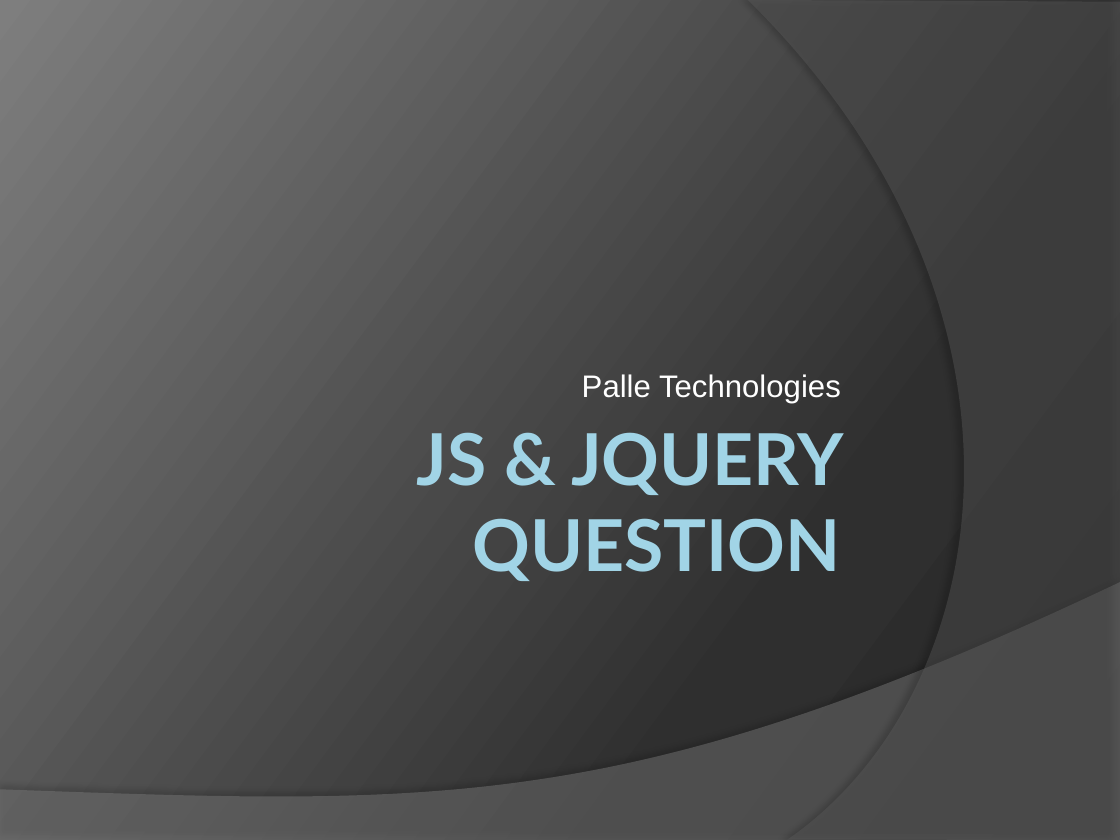
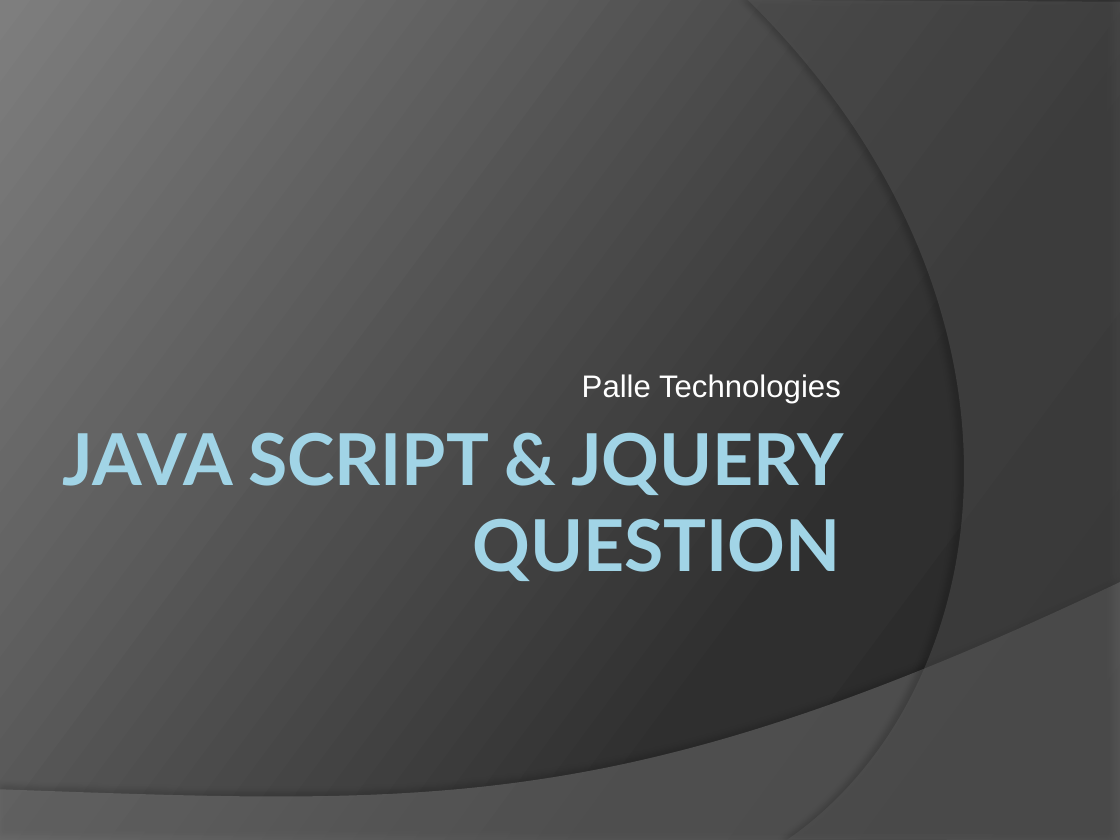
Before and after one commit to RAVIKIRANTV/FirstRepo, a slide deck: slide 1 of InterviewStudyMaterial/Java Script & Jquery Questions.pptx. Drawn at 1120x840 pixels with LibreOffice and Linux fonts; fonts in the diff are those of the drawing. Boxes give left, top, right and bottom in pixels: in the first picture for what was removed or moved away, otherwise in the second. Text is boxed around its words. In the diff, an @@ line names an element or a change of style, - is before the commit and + after.

```diff
--- a/InterviewStudyMaterial/Java Script & Jquery Questions.pptx
+++ b/InterviewStudyMaterial/Java Script & Jquery Questions.pptx
@@ title at (62, 432, 844, 581): text changed @@
-JS & JQUERY QUESTION
+JAVA SCRIPT & JQUERY QUESTION
```
Also in this commit, not shown: 15 other files.
